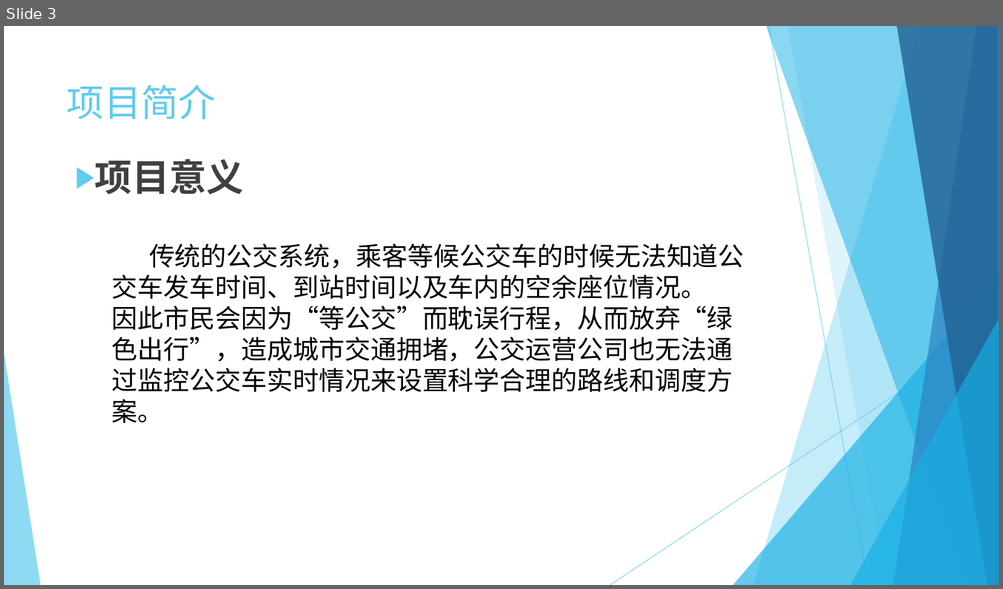
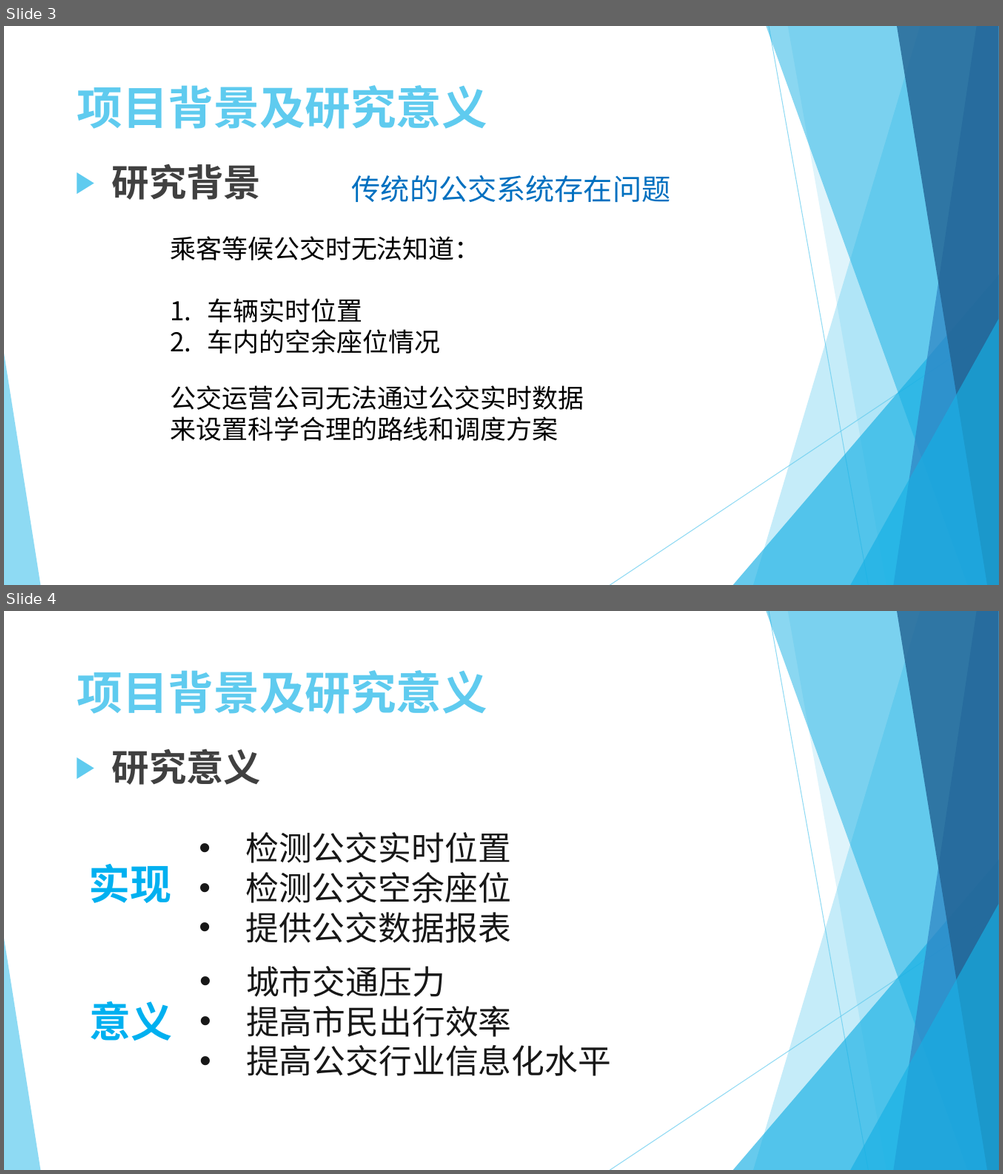
Before and after one commit to helloeda/smartBus, a slide deck: 毕业设计.pptx. Shown one above the other, each under a label of ours: slide 3 before the commit, slides 3 and 4 after it. The pictures are 1003x589 and 1003x1174 pixels, drawn with LibreOffice and Linux fonts; fonts in the diff are those of the drawing. Boxes give left, top, right and bottom in pixels: in the first picture for what was removed or moved away, otherwise in the second. Text is boxed around its words. In the diff, an @@ line names an element or a change of style, - is before the commit and + after.

```diff
--- a/毕业设计.pptx
+++ b/毕业设计.pptx
@@ slide 4 added at <box>4,611,999,1170</box>, background #FFFFFF; not listed: 10 template elements that a slide beside it also shows @@
@@ title added at <box>77,670,487,714</box>, 44 pt, text #5FCBEF, bold @@
+项目背景及研究意义
@@ text added at <box>112,749,262,785</box>, 36 pt, text #404040, bold @@
+    ▶ 研究意义
@@ text added at <box>245,832,511,943</box>, 32 pt, text #181818 @@
+• 检测公交实时位置
+• 检测公交空余座位
+• 提供公交数据报表
@@ text added at <box>89,864,172,903</box>, 40 pt, text #00B0F0, bold @@
+实现
@@ text added at <box>246,966,611,1076</box>, 32 pt, text #181818 @@
+• 城市交通压力
+• 提高市民出行效率
+• 提高公交行业信息化水平
@@ text added at <box>89,1002,172,1041</box>, 40 pt, text #00B0F0, bold @@
+意义
@@ slide 3 changed as well @@
@@ title at <box>77,85,487,129</box>: text changed; size 36 to 44 pt; bold on @@
-项目简介
+项目背景及研究意义
@@ text at <box>112,164,262,200</box>: text changed; font Roboto to Noto Sans CJK SC @@
-    ▶ 项目意义
+    ▶ 研究背景
@@ text added at <box>352,175,671,202</box>, 28 pt, text #0070C0 @@
+传统的公交系统存在问题
@@ text at <box>170,236,480,354</box>: text changed @@
-传统的公交系统，乘客等候公交车的时候无法知道公交车发车时间、到站时间以及车内的空余座位情况。
-因此市民会因为“等公交”而耽误行程，从而放弃“绿色出行”，造成城市交通拥堵，公交运营公司也无法通过监控公交车实时情况来设置科学合理的路线和调度方案。
+乘客等候公交时无法知道：
+1. 车辆实时位置
+2. 车内的空余座位情况
@@ text added at <box>170,386,583,441</box>, 25 pt, text #000000 @@
+公交运营公司无法通过公交实时数据
+来设置科学合理的路线和调度方案
```
Also in this commit, not shown: 9 other slides changed, 4 other slides added, 3 slides removed, 19 other files.
